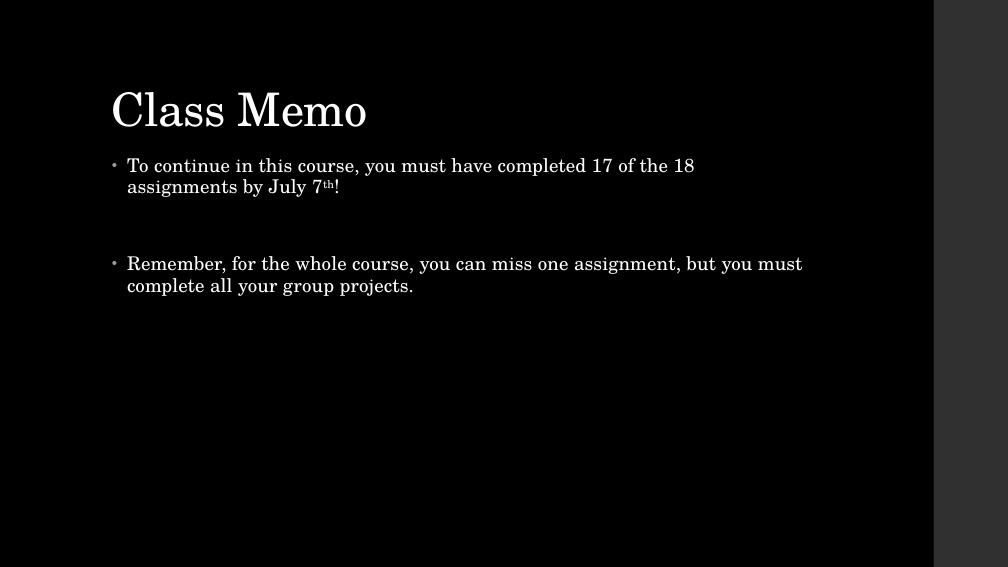
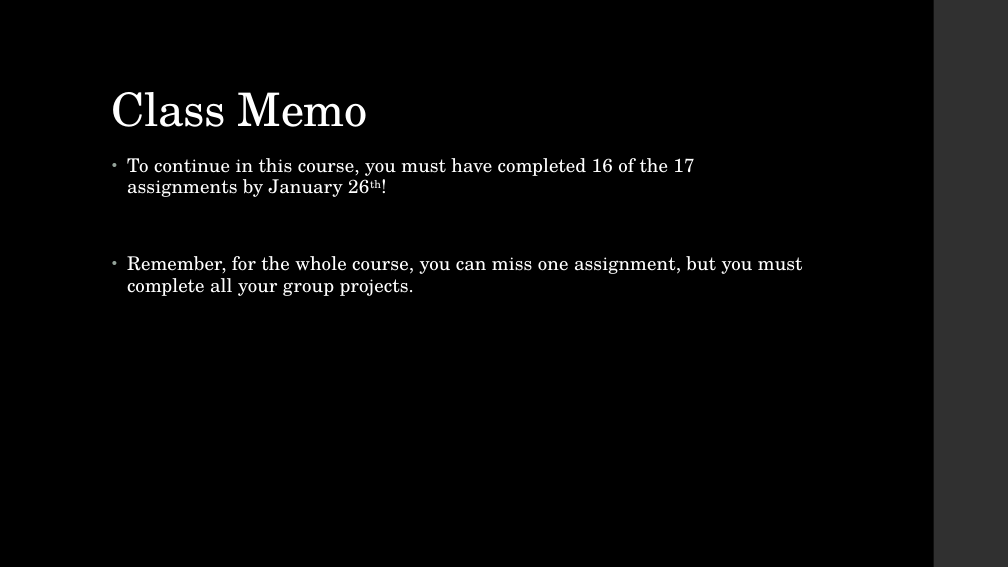
Before and after one commit to LaunchCoderGirlSTL/Data-Science-Assignments, a slide deck: slide 4 of course_material/week_17/week_17_presentation.pptx. Drawn at 1008x567 pixels with LibreOffice and Linux fonts; fonts in the diff are those of the drawing. Boxes give left, top, right and bottom in pixels: in the first picture for what was removed or moved away, otherwise in the second. Text is boxed around its words. In the diff, an @@ line names an element or a change of style, - is before the commit and + after.

```diff
--- a/course_material/week_17/week_17_presentation.pptx
+++ b/course_material/week_17/week_17_presentation.pptx
@@ text at [127, 158, 694, 197]: text changed @@
-• To continue in this course, you must have completed 17 of the 18 assignments by July 7th!
+• To continue in this course, you must have completed 16 of the 17 assignments by January 26th!
```
Also in this commit, not shown: 1 other slide changed, 1 other file.
